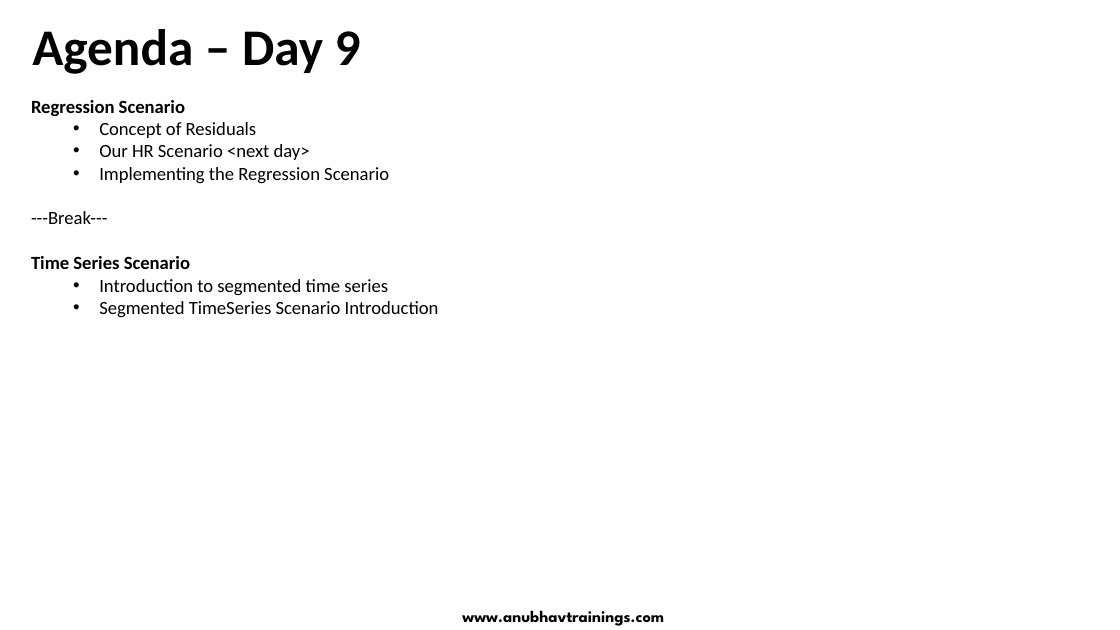
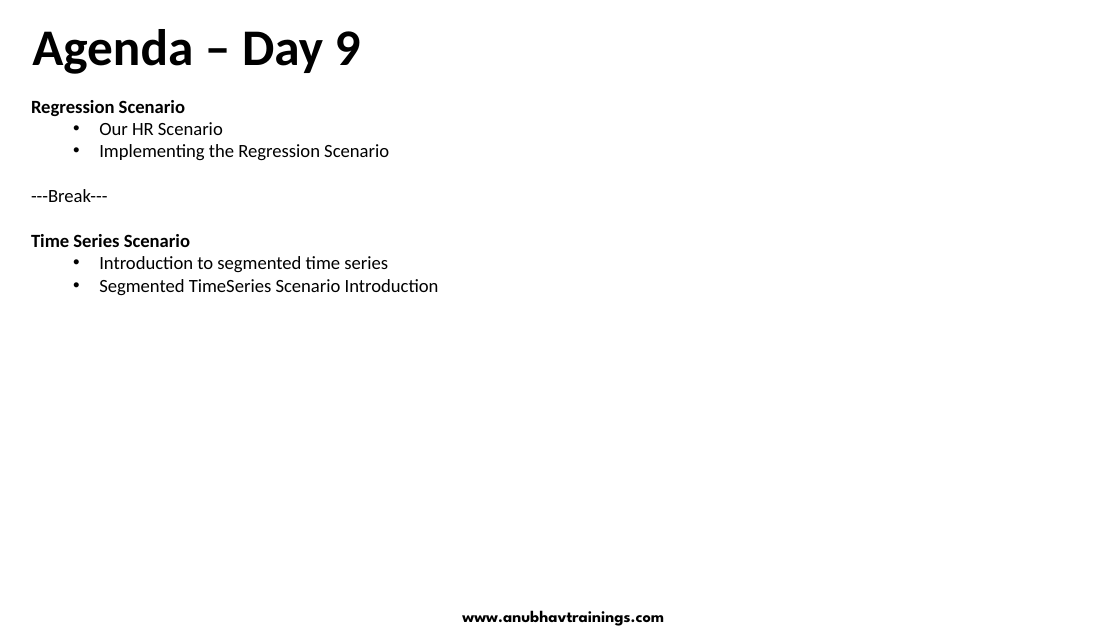
Before and after one commit to soyuztechnologies/SAC_SaamaTechnologies, a slide deck: slide 2 of day 9/SAC_Training Day 9.pptx. Drawn at 1120x630 pixels with LibreOffice and Linux fonts; fonts in the diff are those of the drawing. Boxes give left, top, right and bottom in pixels: in the first picture for what was removed or moved away, otherwise in the second. Text is boxed around its words. In the diff, an @@ line names an element or a change of style, - is before the commit and + after.

```diff
--- a/day 9/SAC_Training Day 9.pptx
+++ b/day 9/SAC_Training Day 9.pptx
@@ text at box(99, 122, 223, 135): text changed @@
-  • Concept of Residuals
-  • Our HR Scenario <next day>
+  • Our HR Scenario
```
Also in this commit, not shown: 2 slides removed, 5 other files.
